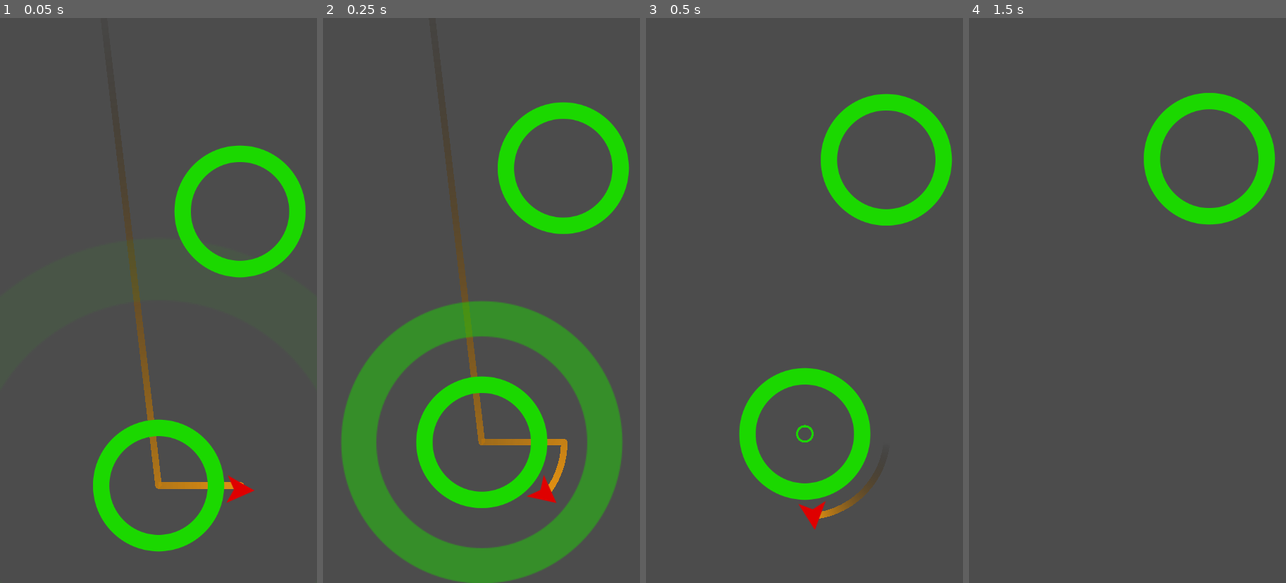
Above: before the commit, frames 1-4 (left to right).
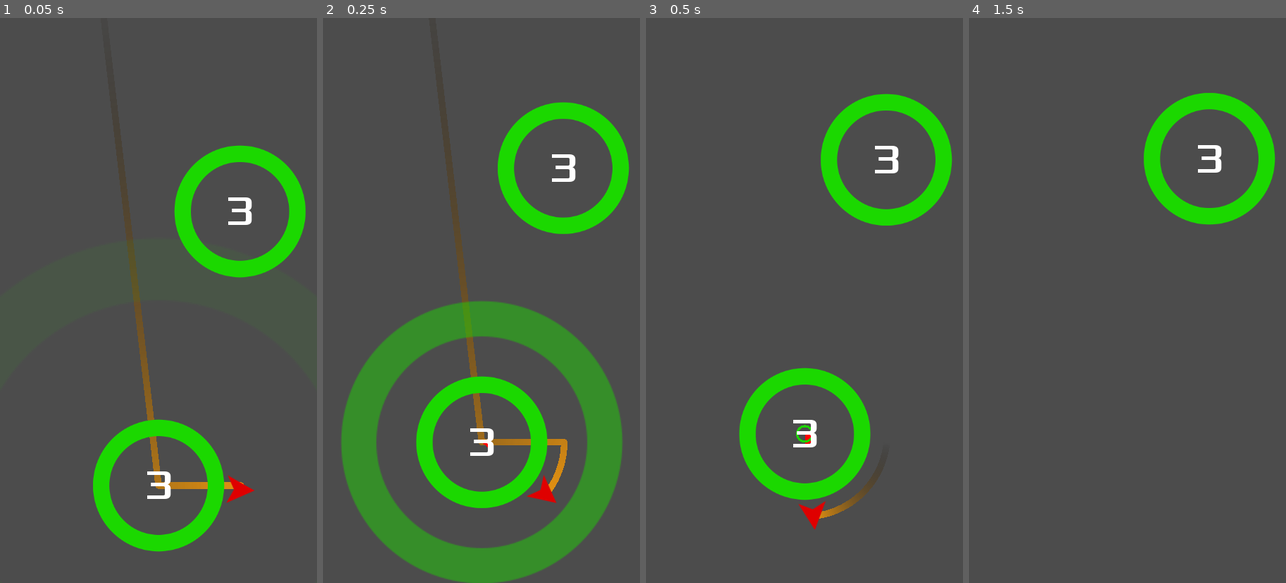
Above: after the commit, the same moments.

Repository: Akrata/CircleGame
Game: Godot game, scene res://Main.tscn
Same seed, same stepped clock (60 frames per second), same inputs: the game is played once before the commit and once after it. The project has no main scene, so this scene is started directly.
Inputs (mouse positions are in pixels of both pictures, inside the frame that each line leads up to):
- Up to frame 1 (0.05 s): no input
- Up to frame 2 (0.25 s): no input
- Up to frame 3 (0.5 s): no input
- Up to frame 4 (1.5 s): move the mouse to (1197, 272) at 0.52 s; click (1197, 272) at 0.67 s; move the mouse to (1064, 328) at 1.27 s; click (1064, 328) at 1.42 s

The runs differ from the first frame. In frame 1, 0.4% of the frame differs, in the area x 46-80%, y 31-86%; in frame 2, 0.4%; in frame 3, 0.4%, in the area x 46-80%, y 22-76%; in frame 4, 0.2%.

Commit message:
Tercero Completo

Diff:
--- a/CircleGame/Main.gd
+++ b/CircleGame/Main.gd
@@ -29,5 +29,5 @@
 
 func _on_jumper_captured(object):
 	$Camera2D.position = object.position
-	object.capture()
+	object.capture(player)
 	call_deferred("spawn_circle")
--- a/CircleGame/Objets/Circle.gd
+++ b/CircleGame/Objets/Circle.gd
@@ -2,13 +2,18 @@
 
 onready var orbit_position = $Pivot/OrbitPosition
 
+enum MODES {STATIC, LIMITED }
 export var radius = 100
 var rotation_speed = PI
+var mode = MODES.STATIC
+var num_orbits = 3
+var current_orbits = 0
+var orbit_start = null
+var jumper = null
 
 
-
-
-func init(_position, _radius = radius):
+func init(_position, _radius = radius, _mode = MODES.LIMITED):
+	set_mode(_mode)
 	position = _position
 	radius = _radius
 	$CollisionShape2D.shape = $CollisionShape2D.shape.duplicate()
@@ -19,14 +24,56 @@
 	orbit_position.position.x = radius + 25
 
 	rotation_speed = rotation_speed * pow(-1, randi() %2)
+func set_mode(_mode):
+	mode = _mode
+	match mode:
+		MODES.STATIC:
+			$Label.hide()
+		MODES.LIMITED:
+			current_orbits = num_orbits
+			$Label.text = str(current_orbits)
+			$Label.show()
+
 
 func implode():
 	$AnimationPlayer.play("implode")
 	yield($AnimationPlayer, "animation_finished")
 	queue_free()
 
-func capture():
+func capture(target):
+	jumper = target
 	$AnimationPlayer.play("capture")
+	$Pivot.rotation = (jumper.position - position).angle()
+	orbit_start = $Pivot.rotation
 
 func _process(delta: float) -> void:
 	$Pivot.rotation += rotation_speed * delta
+	if mode == MODES.LIMITED and jumper:
+		check_orbits()
+		update()
+
+func check_orbits():
+	if abs($Pivot.rotation - orbit_start)> 2 * PI:
+		current_orbits -= 1
+		$Label.text = str(current_orbits)
+		orbit_start = $Pivot.rotation
+		if current_orbits <= 0:
+			jumper.die()
+			jumper = null
+			implode()
+
+func _draw():
+	if jumper:
+		var r = ((radius - 50) / num_orbits) * (1 + num_orbits - current_orbits)
+		draw_circle_arc_poly(Vector2.ZERO, r, orbit_start + PI/2, $Pivot.rotation + PI/2, Color(1, 0, 0))
+
+func draw_circle_arc_poly(center, radius, angle_from, angle_to, color):
+    var nb_points = 32
+    var points_arc = PoolVector2Array()
+    points_arc.push_back(center)
+    var colors = PoolColorArray([color])
+
+    for i in range(nb_points + 1):
+        var angle_point = angle_from + i * (angle_to - angle_from) / nb_points - PI/2
+        points_arc.push_back(center + Vector2(cos(angle_point), sin(angle_point)) * radius)
+    draw_polygon(points_arc, colors)
--- a/CircleGame/Objets/Circle.tscn
+++ b/CircleGame/Objets/Circle.tscn
@@ -1,8 +1,9 @@
-[gd_scene load_steps=8 format=2]
+[gd_scene load_steps=10 format=2]
 
 [ext_resource path="res://Objets/Circle.gd" type="Script" id=1]
 [ext_resource path="res://Objets/color.shader" type="Shader" id=2]
 [ext_resource path="res://assets/images/circle1_n.png" type="Texture" id=3]
+[ext_resource path="res://assets/fonts/Xolonium-Regular.ttf" type="DynamicFontData" id=4]
 
 [sub_resource type="ShaderMaterial" id=1]
 shader = ExtResource( 2 )
@@ -79,6 +80,10 @@
 "values": [ Color( 1, 1, 1, 1 ), Color( 1, 1, 1, 0 ) ]
 }
 
+[sub_resource type="DynamicFont" id=5]
+size = 64
+font_data = ExtResource( 4 )
+
 [node name="Circle" type="Area2D"]
 script = ExtResource( 1 )
 
@@ -104,3 +109,17 @@
 [node name="AnimationPlayer" type="AnimationPlayer" parent="."]
 anims/capture = SubResource( 3 )
 anims/implode = SubResource( 4 )
+
+[node name="Label" type="Label" parent="."]
+anchor_left = 0.5
+anchor_top = 0.5
+anchor_right = 0.5
+anchor_bottom = 0.5
+margin_left = -22.5
+margin_top = -39.0
+margin_right = 22.5
+margin_bottom = 39.0
+custom_fonts/font = SubResource( 5 )
+text = "1"
+align = 1
+valign = 1
--- a/CircleGame/Objets/jumper.gd
+++ b/CircleGame/Objets/jumper.gd
@@ -19,7 +19,7 @@
 
 func _on_jumper_area_entered(area: Area2D) -> void:
 	target = area
-	target.get_node("Pivot").rotation = (position - target.position).angle()
+
 	velocity = Vector2.ZERO
 	emit_signal("captured", area)
 
@@ -31,3 +31,10 @@
 		transform = target.orbit_position.global_transform
 	else:
 		position += velocity * delta
+func die():
+	target = null
+	queue_free()
+
+func _on_VisibilityNotifier2D_screen_exited() -> void:
+	if !target:
+		die()
--- a/CircleGame/Objets/jumper.tscn
+++ b/CircleGame/Objets/jumper.tscn
@@ -31,7 +31,9 @@
 z_index = -1
 points = PoolVector2Array( 145.317, -10.755 )
 gradient = SubResource( 2 )
+texture_mode = 1157496317
 joint_mode = 2
 begin_cap_mode = 2
 end_cap_mode = 2
 [connection signal="area_entered" from="." to="." method="_on_jumper_area_entered"]
+[connection signal="screen_exited" from="VisibilityNotifier2D" to="." method="_on_VisibilityNotifier2D_screen_exited"]
